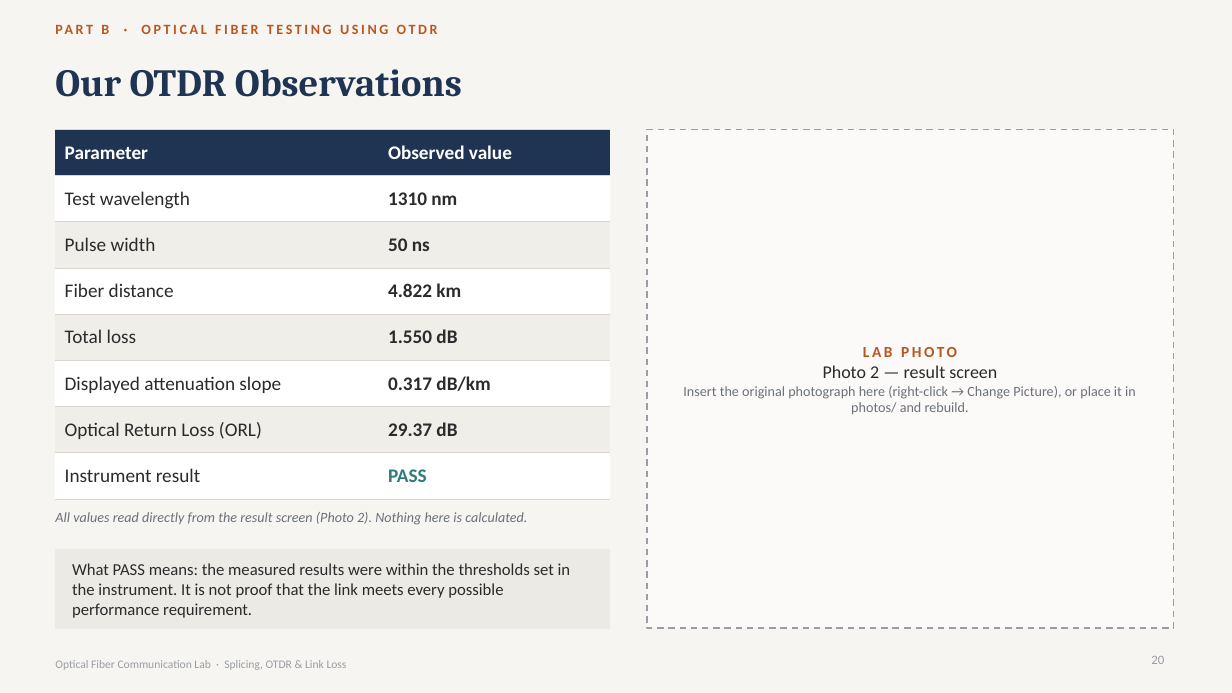
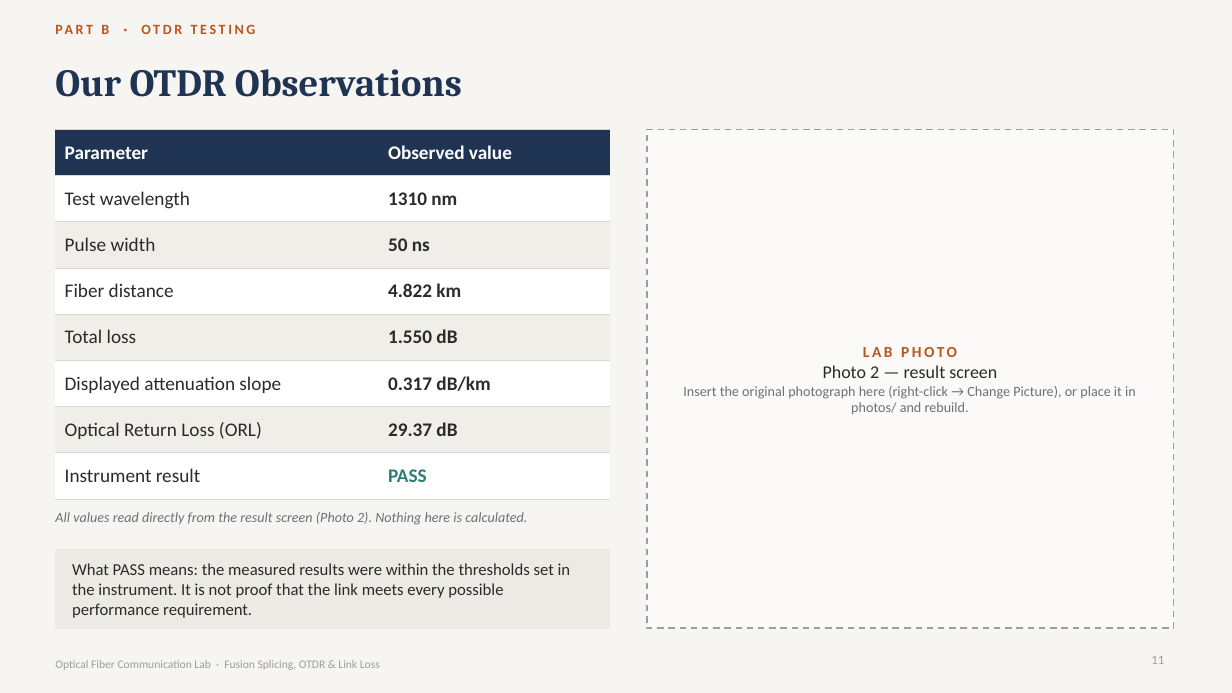
Before and after one commit to sriyansv/gemsontop, a slide deck: slide 11 of Fiber_Optic_Lab_Output/Fiber_Optic_Splicing_OTDR_Link_Loss.pptx (slide 20 before the commit). Drawn at 1232x693 pixels with LibreOffice and Linux fonts; fonts in the diff are those of the drawing. Boxes give left, top, right and bottom in pixels: in the first picture for what was removed or moved away, otherwise in the second. Text is boxed around its words. In the diff, an @@ line names an element or a change of style, - is before the commit and + after.

```diff
--- a/Fiber_Optic_Lab_Output/Fiber_Optic_Splicing_OTDR_Link_Loss.pptx
+++ b/Fiber_Optic_Lab_Output/Fiber_Optic_Splicing_OTDR_Link_Loss.pptx
@@ text at (101,24,256,34): text changed @@
-PART B · OPTICAL FIBER TESTING USING OTDR
+PART B · OTDR TESTING
@@ page number at (1151,656,1164,664): text changed @@
-20
+11
@@ text at (55,660,380,670): text changed @@
-Optical Fiber Communication Lab · Splicing, OTDR & Link Loss
+Optical Fiber Communication Lab · Fusion Splicing, OTDR & Link Loss
```
Also in this commit, not shown: 9 other slides changed, 5 slides added, 20 slides removed, 10 other files.
